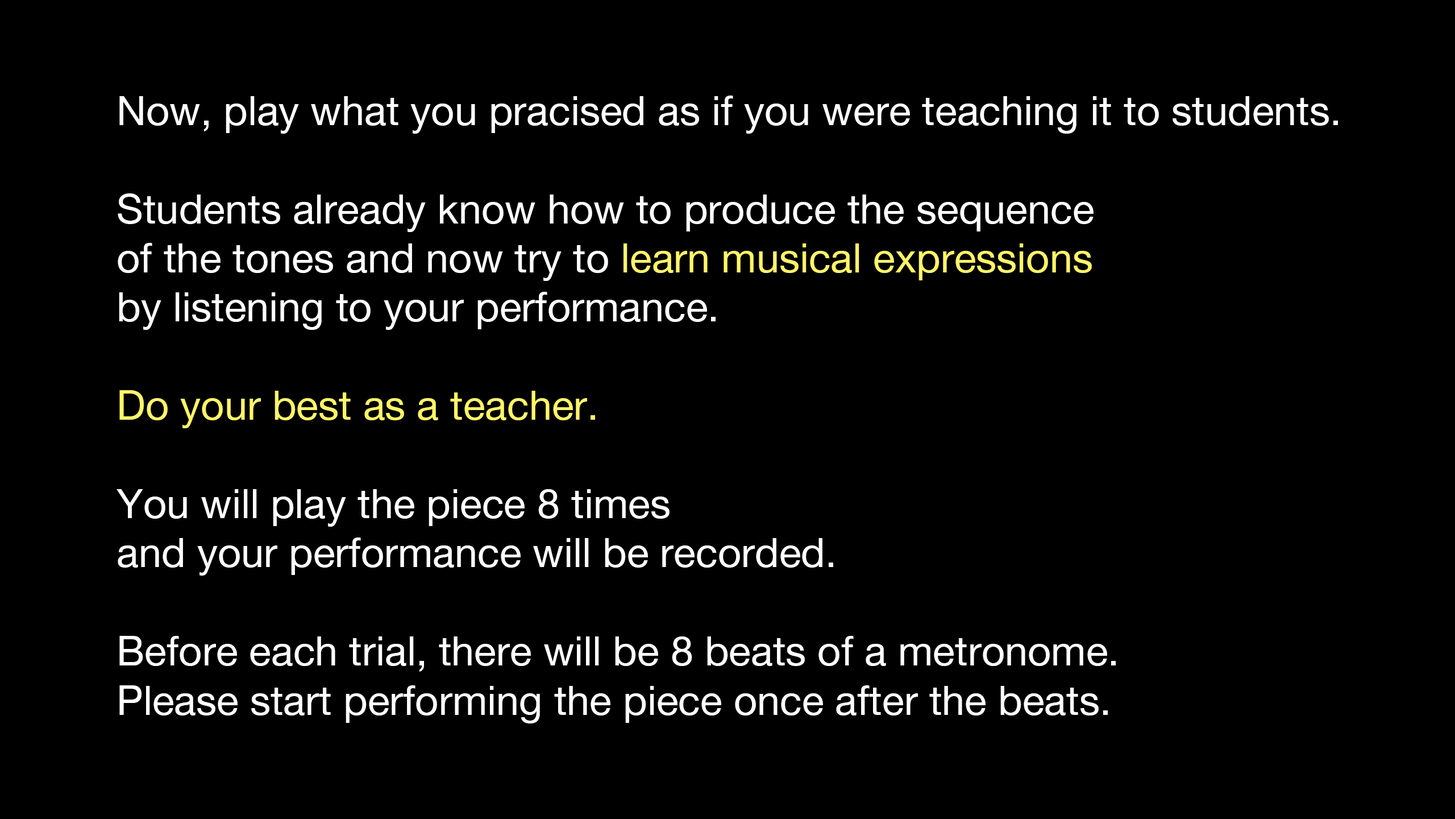
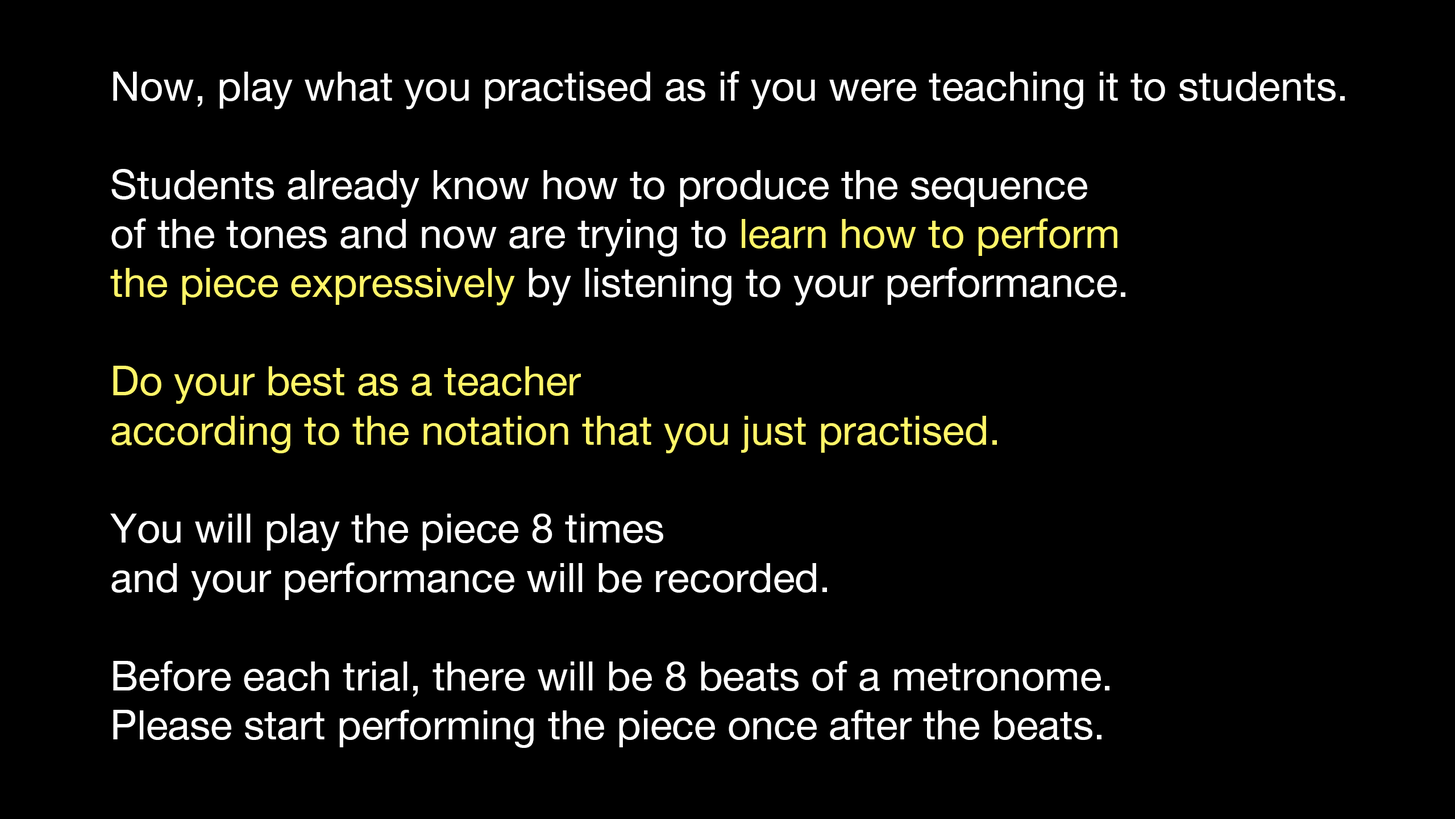
Layered file, before and after one edit (1455px x 819px). Changes by layer:
renamed "Now, play what you pracised as if you were teaching it to stude" to "Now, play what you practised as if you were teaching it to stud", painted on it over [110, 71, 1346, 748]
